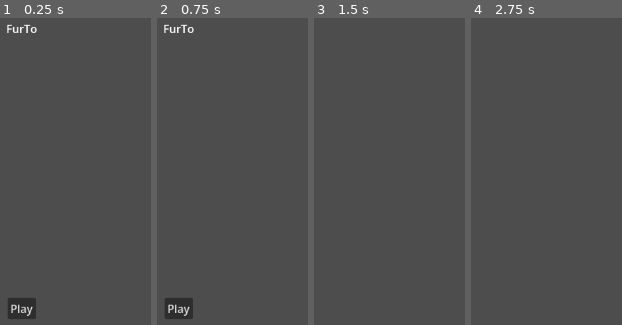
Above: before the commit, frames 1-4 (left to right).
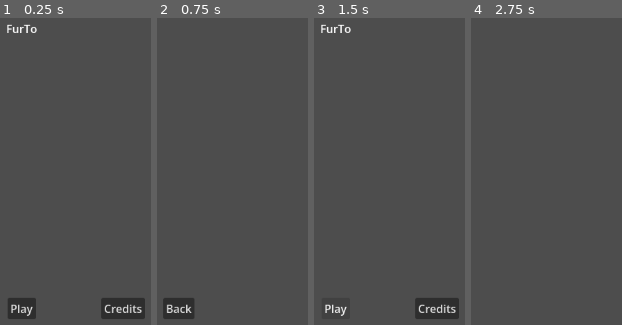
Above: after the commit, the same moments.

Repository: ricardobusta/globalgamejam2026
Game: Godot game, scene res://scenes/title.tscn
Two runs of this game, one before a commit and one after it. Both use one fixed random seed, a clock stepped at 60 frames per second and the inputs below.
Inputs (mouse positions are in pixels of both pictures, inside the frame that each line leads up to):
- Up to frame 1 (0.25 s): no input
- Up to frame 2 (0.75 s): click (280, 309) at 0.5 s, where only the run after the commit has a clickable "Credits"
- Up to frame 3 (1.5 s): click (335, 309) at 1.25 s, where only the run after the commit has a clickable "Back"
- Up to frame 4 (2.75 s): click (492, 309) at 2 s, where only the run after the commit has a clickable "Play"

The runs differ from the first frame. In frame 1, 1.8% of the frame differs, in the area x 66-97%, y 91-99%; in frame 2, 0.7%; in frame 3, 2.3%, in the area x 4-97%, y 1-99%; in frame 4, nothing differs.

Commit message:
Add credits screen

Diff:
--- /dev/null
+++ b/furto/code/credits_scene_controller.gd
@@ -0,0 +1,11 @@
+extends Control
+
+@export var title_scene: String = "res://scenes/title.tscn"
+
+@onready var back_button: Button = $BackButton
+
+func _ready() -> void:
+	back_button.pressed.connect(_on_back_button_clicked)
+
+func _on_back_button_clicked() -> void:
+	get_tree().change_scene_to_file(title_scene)
--- a/furto/code/title_scene_controller.gd
+++ b/furto/code/title_scene_controller.gd
@@ -1,14 +1,19 @@
-extends Node
+extends Control
 
 @export var gameplay_scene: String = "res://scenes/gameplay.tscn"
+@export var credits_scene: String = "res://scenes/credits.tscn"
 
-
-@onready var start_button: Button = $Button
+@onready var play_button: Button = $PlayButton
+@onready var credits_button: Button = $CreditsButton
 
 
 func _ready() -> void:
-	start_button.pressed.connect(_on_start_button_clicked)
+	play_button.pressed.connect(_on_play_button_clicked)
+	credits_button.pressed.connect(_on_credits_button_clicked)
 
 
-func _on_start_button_clicked() -> void:
+func _on_play_button_clicked() -> void:
 	get_tree().change_scene_to_file(gameplay_scene)
+
+func _on_credits_button_clicked() -> void:
+	get_tree().change_scene_to_file(credits_scene)
--- /dev/null
+++ b/furto/scenes/credits.tscn
@@ -0,0 +1,27 @@
+[gd_scene format=3 uid="uid://b48oddjrdpm6"]
+
+[ext_resource type="Script" uid="uid://brug8a24ejh0n" path="res://code/credits_scene_controller.gd" id="1_0bpdh"]
+
+[node name="Credits" type="Control" unique_id=1955581996]
+layout_mode = 3
+anchors_preset = 15
+anchor_right = 1.0
+anchor_bottom = 1.0
+grow_horizontal = 2
+grow_vertical = 2
+script = ExtResource("1_0bpdh")
+
+[node name="BackButton" type="Button" parent="." unique_id=1569477391]
+layout_mode = 1
+anchors_preset = 7
+anchor_left = 0.5
+anchor_top = 1.0
+anchor_right = 0.5
+anchor_bottom = 1.0
+offset_left = -20.0
+offset_top = -175.0
+offset_right = 21.0
+offset_bottom = -144.0
+grow_horizontal = 2
+grow_vertical = 0
+text = "Back"
--- a/furto/scenes/title.tscn
+++ b/furto/scenes/title.tscn
@@ -25,7 +25,7 @@
 horizontal_alignment = 1
 vertical_alignment = 1
 
-[node name="Button" type="Button" parent="." unique_id=1802691827]
+[node name="PlayButton" type="Button" parent="." unique_id=1802691827]
 layout_mode = 1
 anchors_preset = 7
 anchor_left = 0.5
@@ -39,3 +39,18 @@
 grow_horizontal = 2
 grow_vertical = 0
 text = "Play"
+
+[node name="CreditsButton" type="Button" parent="." unique_id=1169300985]
+layout_mode = 1
+anchors_preset = 7
+anchor_left = 0.5
+anchor_top = 1.0
+anchor_right = 0.5
+anchor_bottom = 1.0
+offset_left = 115.0
+offset_top = -175.0
+offset_right = 178.0
+offset_bottom = -144.0
+grow_horizontal = 2
+grow_vertical = 0
+text = "Credits"
Not shown, added: furto/code/credits_scene_controller.gd.uid
